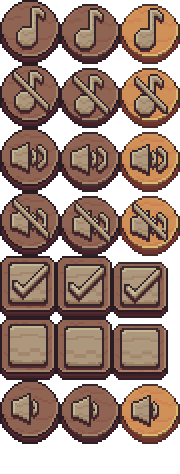
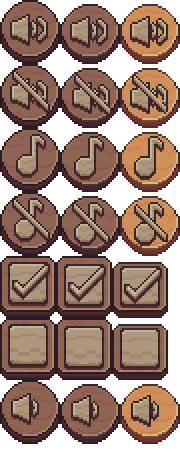
Layer changes from the first 180 x 474 image to the second:
added layer "Layer 4" above "swoosh copy 5" over (10, 6, 168, 118)
added layer "swoosh copy 5" above "Group 1" over (10, 134, 168, 246)
moved "Icons" into group "Group 1" over (10, 6, 168, 246)
moved "Layer 3 copy 6" into group "Group 1" over (10, 198, 168, 246)
moved "Layer 3 copy 5" into group "Group 1" over (10, 134, 168, 180)
moved "Layer 3 copy 4" into group "Group 1" over (10, 70, 168, 118)
moved "Layer 3 copy 3" into group "Group 1" over (10, 6, 168, 52)
